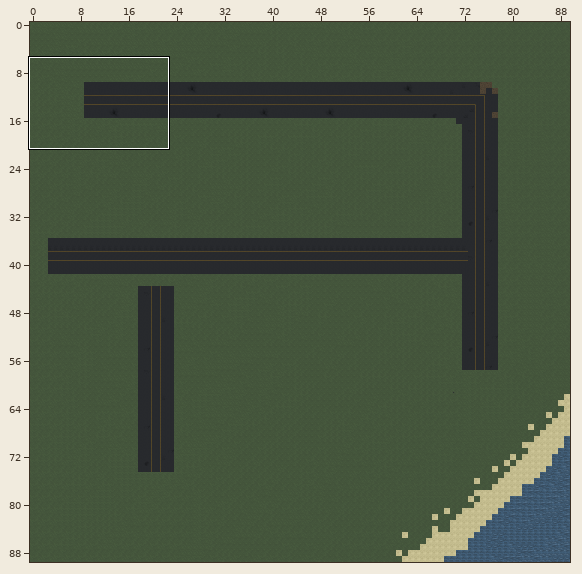
A Tiled map gets an edit: data/world/summer_island/small/map.tmx. The first picture is a wide view before the edit; the outline marks the close-up.
Close-up. As it was:
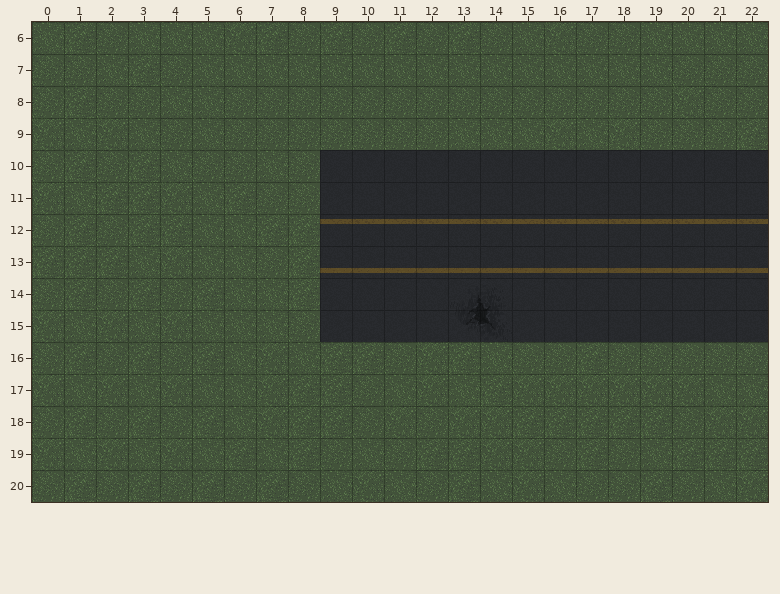
Cells are 32x32 px. Shown: x 0..22, y 6..20.
And afterwards:
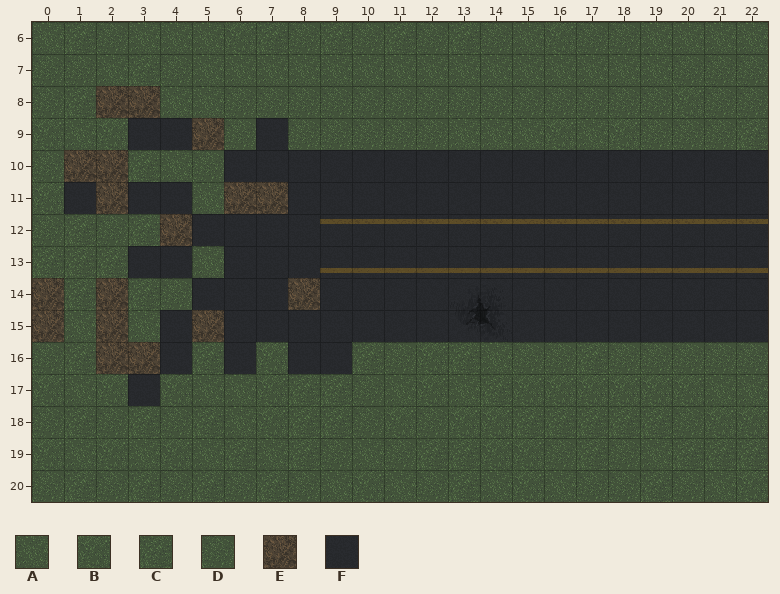
Key: from "Ground_as_tiles": A 190, B 191, C 235, D 236, E 416, F 506.
_ is an empty cell, . an unchanged one.
Diff:
--- layer "ground"
@@ x 0..9 @@
- 8 ..DD......
- 9 ...ADA.D..
-10 .CD...DAD.
-11 .ACCB.CDD.
-12 ....CAACC.
-13 ...AB.ADC.
-14 D.D..CAAC.
-15 B.B.BAAAD.
-16 ..DCD.A.AC
-17 ...A......
+ 8 ..EE......
+ 9 ...FFE.F..
+10 .EE...FFF.
+11 .FEFF.EEF.
+12 ....EFFFF.
+13 ...FF.FFF.
+14 E.E..FFFE.
+15 E.E.FEFFF.
+16 ..EEF.F.FF
+17 ...F......
Where, in picture pixels (left, top, right, bottom), the same in both close-ups:
changed: (64, 86, 352, 406)
changed: (32, 278, 64, 342)
